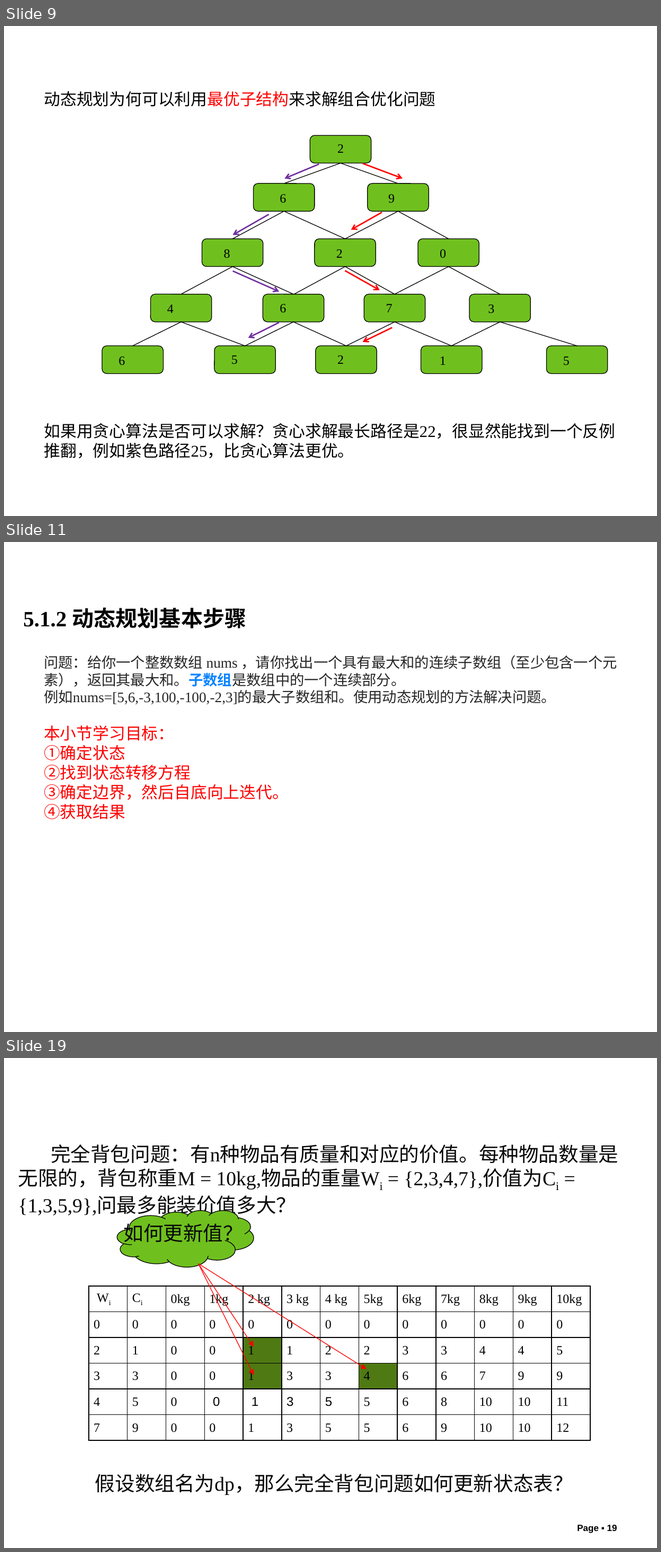
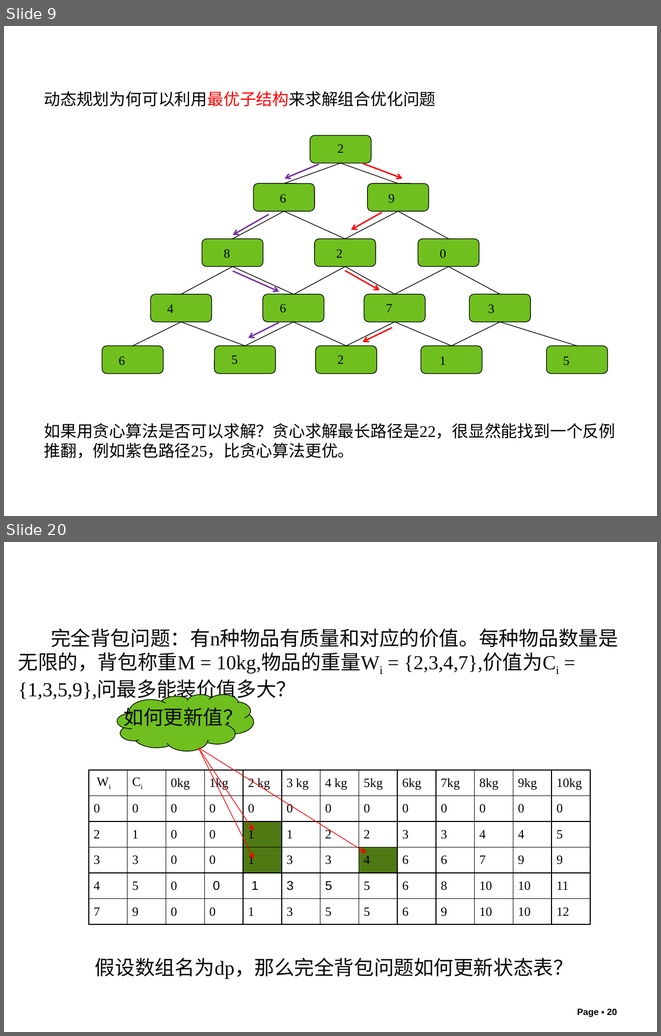
Before and after one commit to liutongling/DP, a slide deck: file/第5章 动态规划法.pptx. Shown one above the other, each under a label of ours: slides 9, 11 and 19 before the commit, slides 9 and 20 after it; the slides between them are not shown. The pictures are 661x1552 and 661x1036 pixels, drawn with LibreOffice and Linux fonts; fonts in the diff are those of the drawing; background and template pictures are left out. Boxes give left, top, right and bottom in pixels: in the first picture for what was removed or moved away, otherwise in the second. Text is boxed around its words. In the diff, an @@ line names an element or a change of style, - is before the commit and + after.

Commit message:
动态规划第五章内容

```diff
--- a/file/第5章 动态规划法.pptx
+++ b/file/第5章 动态规划法.pptx
@@ slide 11 removed at <box>4,542,657,1032</box>, background #FFFFFF @@
@@ text removed at <box>23,607,247,628</box> @@
-5.1.2 动态规划基本步骤
@@ text removed at <box>44,655,617,704</box> @@
-问题：给你一个整数数组 nums ，请你找出一个具有最大和的连续子数组（至少包含一个元素），返回其最大和。子数组是数组中的一个连续部分。
-例如nums=[5,6,-3,100,-100,-2,3]的最大子数组和。使用动态规划的方法解决问题。
@@ text removed at <box>44,725,289,819</box> @@
-本小节学习目标：
-①确定状态
-②找到状态转移方程
-③确定边界，然后自底向上迭代。
-④获取结果
@@ what was slide 19 is now slide 20 @@
@@ page number at <box>577,1008,617,1017</box>: text changed @@
-Page ▪ 19
+Page ▪ 20
```
Also in this commit, not shown: 6 slides changed, 5 slides added, 3 other slides removed.
